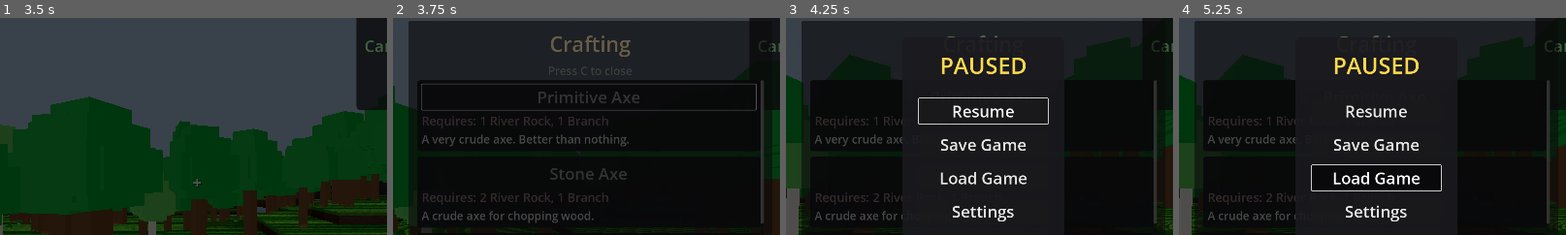
Above: before the commit, frames 1-4 (left to right).
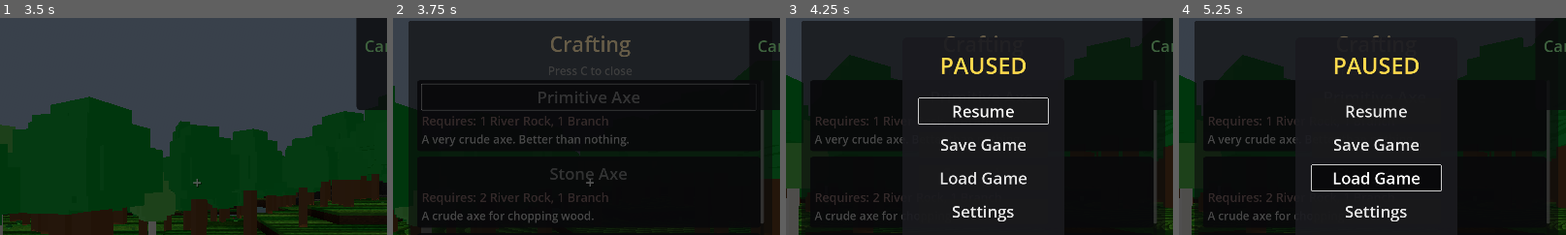
Above: after the commit, the same moments.

Repository: adchamberlain/into-the-wild
Game: Godot game, scene res://scenes/main.tscn
Same seed, same stepped clock (60 frames per second), same inputs: the game is played once before the commit and once after it.
Inputs (mouse positions are % of the whole screen's width and height, from its top left):
- Up to frame 1 (3.5 s): tap Enter at 0.5, 2 s; move the mouse to (55, 50) at 0.52 s; hold F (eat) 0.53-1.28 s; hold W (move_forward) from 0.53 s (still down); click (55, 50) at 0.67 s; tap Space (jump) at 0.77, 1.07, 1.25, 1.52, 1.82, 3.02, 3.32 s; move the mouse to (45, 50) at 1.27 s; tap F (eat) at 1.35, 2.3, 3.05 s; move the mouse to (52, 48) at 2.02 s; hold E (interact) 2.03-2.78 s; move the mouse to (49, 52) at 2.77 s; tap M (move_structure) at 2.85 s; click (49, 52) at 2.92 s
- Up to frame 2 (3.75 s): keep holding W (move_forward); move the mouse to (57, 51) at 3.52 s; hold C (open_crafting) from 3.53 s (still down)
- Up to frame 3 (4.25 s): keep holding W (move_forward); keep holding C (open_crafting); tap Space (jump) at 3.77, 4.07 s; tap F (eat) at 3.8 s; tap Escape (pause) at 4.15 s
- Up to frame 4 (5.25 s): release W (move_forward) at 4.25 s; release C (open_crafting) at 4.25 s; drag from (20, 35) to (35, 25) at 4.27 s; tap Space (jump) at 5 s; move the mouse to (55, 50) at 5.02 s; hold S (move_backward) from 5.03 s (still down); hold Q (unequip) from 5.03 s (still down); click (55, 50) at 5.17 s
The pictures show only the part of the screen within x 25-74%, y 12-62%; the shares and areas given below are measured in that part.

Frame 1 is identical in both runs. In frame 2, 0.2% of the frame differs, in the area x 49-98%, y 10-78%; in frame 3, 0.2%; in frame 4, 0.2%.

Commit message:
Fix cave interior bugs: interaction, torch light, HUD visibility, pause
- Require player to face cave entrance for interaction prompt (dot > 0.3)
- Detect placed torches as light sources in CaveInteriorManager so
  darkness overlay lifts when a torch is placed in the cave
- Set HUD CanvasLayer to layer 60 (above darkness overlay at 50) so
  menus remain readable in the dark
- Preserve PauseMenu across cave transitions so ESC works inside caves
- Add placed_torch to save/load so torches persist as wayfinding markers

Co-Authored-By: Claude Opus 4.6 <noreply@anthropic.com>

Diff:
--- a/scenes/ui/hud.tscn
+++ b/scenes/ui/hud.tscn
@@ -112,6 +112,7 @@
 content_margin_bottom = 16.0
 
 [node name="HUD" type="CanvasLayer"]
+layer = 60
 script = ExtResource("1_hud")
 
 [node name="StatsPanel" type="PanelContainer" parent="."]
--- a/scripts/caves/cave_interior_manager.gd
+++ b/scripts/caves/cave_interior_manager.gd
@@ -92,6 +92,10 @@
 		var item_data: Dictionary = equipment.EQUIPPABLE_ITEMS.get(equipped, {})
 		has_light = item_data.get("has_light", false)
 
+	# Also check for placed light sources (torches, campfires) in the scene
+	if not has_light:
+		has_light = _has_placed_light_nearby()
+
 	# Update darkness state
 	var was_dark: bool = is_dark
 	is_dark = not has_light
@@ -154,6 +158,19 @@
 		get_tree().change_scene_to_file("res://scenes/main.tscn")
 
 
+func _has_placed_light_nearby() -> bool:
+	## Check if any placed light sources (torches, campfires) exist in the cave scene.
+	var scene_root: Node = get_parent()
+	if not scene_root:
+		return false
+	for node in scene_root.get_children():
+		if node is StaticBody3D:
+			var light: OmniLight3D = node.get_node_or_null("TorchLight")
+			if light and light.light_energy > 0.0:
+				return true
+	return false
+
+
 func _get_player_equipment(player_node: Node) -> Equipment:
 	if player_node.has_node("Equipment"):
 		return player_node.get_node("Equipment") as Equipment
--- a/scripts/core/cave_transition.gd
+++ b/scripts/core/cave_transition.gd
@@ -13,9 +13,10 @@
 var current_cave_type: String = ""
 var is_in_cave: bool = false
 
-# Player and HUD preserved across scene transitions
+# Player, HUD, and PauseMenu preserved across scene transitions
 var stored_player: Node = null
 var stored_hud: Node = null
+var stored_pause_menu: Node = null
 
 # Transition settings
 var fade_duration: float = 0.5
@@ -112,7 +113,13 @@
 			stored_hud = hud
 			print("[CaveTransition] HUD preserved for cave transition")
 
-	# Change scene (player/HUD won't be freed since they're no longer in the tree)
+		var pause_menu: Node = main_root.get_node_or_null("PauseMenu")
+		if pause_menu:
+			pause_menu.get_parent().remove_child(pause_menu)
+			stored_pause_menu = pause_menu
+			print("[CaveTransition] PauseMenu preserved for cave transition")
+
+	# Change scene (player/HUD/PauseMenu won't be freed since they're no longer in the tree)
 	var error: Error = tree.change_scene_to_packed(cave_scene)
 	if error != OK:
 		print("[CaveTransition] Failed to change scene: %d" % error)
@@ -144,6 +151,11 @@
 			cave_root.add_child(stored_hud)
 			print("[CaveTransition] HUD added to cave scene")
 			stored_hud = null
+
+		if stored_pause_menu:
+			cave_root.add_child(stored_pause_menu)
+			print("[CaveTransition] PauseMenu added to cave scene")
+			stored_pause_menu = null
 	else:
 		print("[CaveTransition] ERROR: cave scene not ready")
 		if stored_player:
@@ -152,6 +164,9 @@
 		if stored_hud:
 			stored_hud.queue_free()
 			stored_hud = null
+		if stored_pause_menu:
+			stored_pause_menu.queue_free()
+			stored_pause_menu = null
 
 	_fade_back()
 
@@ -198,6 +213,12 @@
 			hud.get_parent().remove_child(hud)
 			stored_hud = hud
 			print("[CaveTransition] HUD preserved for overworld return")
+
+		var pause_menu: Node = cave_root.get_node_or_null("PauseMenu")
+		if pause_menu:
+			pause_menu.get_parent().remove_child(pause_menu)
+			stored_pause_menu = pause_menu
+			print("[CaveTransition] PauseMenu preserved for overworld return")
 
 	# Tell SaveLoad to load the cave autosave (temp file, not a user slot)
 	# when the main scene initializes. This restores world state (campsite level,
@@ -267,6 +288,16 @@
 		print("[CaveTransition] Preserved HUD restored")
 		stored_hud = null
 
+	if stored_pause_menu:
+		var fresh_pause: Node = main_root.get_node_or_null("PauseMenu")
+		if fresh_pause:
+			fresh_pause.get_parent().remove_child(fresh_pause)
+			fresh_pause.queue_free()
+
+		main_root.add_child(stored_pause_menu)
+		print("[CaveTransition] Preserved PauseMenu restored")
+		stored_pause_menu = null
+
 
 ## Placeholder cave effect when scene doesn't exist yet.
 func _show_placeholder_cave(player: Node) -> void:
--- a/scripts/core/save_load.gd
+++ b/scripts/core/save_load.gd
@@ -824,6 +824,8 @@
 			return _create_canvas_tent()
 		"cabin":
 			return _create_cabin()
+		"placed_torch":
+			return _create_placed_torch()
 	return null
 
 
@@ -2471,3 +2473,83 @@
 	kitchen.add_child(collision)
 
 	return kitchen
+
+
+func _create_placed_torch() -> StaticBody3D:
+	var torch: StaticBody3D = StaticBody3D.new()
+	torch.name = "PlacedTorch"
+	torch.set_script(load("res://scripts/campsite/structure_placed_torch.gd"))
+
+	var wood_mat: StandardMaterial3D = StandardMaterial3D.new()
+	wood_mat.albedo_color = Color(0.45, 0.32, 0.18)
+
+	var wrap_mat: StandardMaterial3D = StandardMaterial3D.new()
+	wrap_mat.albedo_color = Color(0.6, 0.55, 0.4)
+
+	var fire_mat: StandardMaterial3D = StandardMaterial3D.new()
+	fire_mat.albedo_color = Color(1.0, 0.6, 0.2)
+	fire_mat.emission_enabled = true
+	fire_mat.emission = Color(1.0, 0.5, 0.1)
+	fire_mat.emission_energy_multiplier = 2.0
+
+	# Collision
+	var collision: CollisionShape3D = CollisionShape3D.new()
+	var box_shape: BoxShape3D = BoxShape3D.new()
+	box_shape.size = Vector3(0.15, 1.0, 0.15)
+	collision.shape = box_shape
+	collision.position.y = 0.5
+	torch.add_child(collision)
+
+	# Wooden handle
+	var handle: MeshInstance3D = MeshInstance3D.new()
+	var handle_mesh: BoxMesh = BoxMesh.new()
+	handle_mesh.size = Vector3(0.08, 0.8, 0.08)
+	handle.mesh = handle_mesh
+	handle.position = Vector3(0, 0.4, 0)
+	handle.material_override = wood_mat
+	torch.add_child(handle)
+
+	# Cloth wrap at top
+	var wrap: MeshInstance3D = MeshInstance3D.new()
+	var wrap_mesh: BoxMesh = BoxMesh.new()
+	wrap_mesh.size = Vector3(0.12, 0.15, 0.12)
+	wrap.mesh = wrap_mesh
+	wrap.position = Vector3(0, 0.85, 0)
+	wrap.material_override = wrap_mat
+	torch.add_child(wrap)
+
+	# Fire visual
+	var flame: MeshInstance3D = MeshInstance3D.new()
+	flame.name = "Flame"
+	var flame_mesh: BoxMesh = BoxMesh.new()
+	flame_mesh.size = Vector3(0.1, 0.25, 0.1)
+	flame.mesh = flame_mesh
+	flame.position = Vector3(0, 1.05, 0)
+	flame.material_override = fire_mat
+	torch.add_child(flame)
+
+	# Inner flame
+	var inner_flame: MeshInstance3D = MeshInstance3D.new()
+	var inner_mesh: BoxMesh = BoxMesh.new()
+	inner_mesh.size = Vector3(0.06, 0.18, 0.06)
+	inner_flame.mesh = inner_mesh
+	inner_flame.position = Vector3(0, 1.08, 0)
+	var inner_mat: StandardMaterial3D = StandardMaterial3D.new()
+	inner_mat.albedo_color = Color(1.0, 0.9, 0.5)
+	inner_mat.emission_enabled = true
+	inner_mat.emission = Color(1.0, 0.8, 0.3)
+	inner_mat.emission_energy_multiplier = 3.0
+	inner_flame.material_override = inner_mat
+	torch.add_child(inner_flame)
+
+	# Light source
+	var light: OmniLight3D = OmniLight3D.new()
+	light.name = "TorchLight"
+	light.light_color = Color(1.0, 0.8, 0.4)
+	light.light_energy = 8.0
+	light.omni_range = 15.0
+	light.shadow_enabled = true
+	light.position = Vector3(0, 1.0, 0)
+	torch.add_child(light)
+
+	return torch
--- a/scripts/world/cave_entrance.gd
+++ b/scripts/world/cave_entrance.gd
@@ -252,13 +252,20 @@
 	arch_meshes.append(inner_dark)
 
 
-## Check if a player is near the cave mouth opening (not the side walls).
+## Check if a player is near the cave mouth opening AND facing it.
 ## The dark opening is at local +Z side, centered at ground level.
 func _is_near_cave_mouth(player_node: Node3D) -> bool:
 	var local_pos: Vector3 = to_local(player_node.global_position)
 	var horizontal_dist: float = abs(local_pos.x)
-	# Tight zone: within 2.5 units horizontally, in front of mouth (z 0.5-4.0), below top (y < 4.0)
-	return horizontal_dist < 2.5 and local_pos.z > 0.5 and local_pos.z < 4.0 and local_pos.y < 4.0
+	# Must be within 2.5 units horizontally, in front of mouth (z 0.5-4.0), below top (y < 4.0)
+	if horizontal_dist > 2.5 or local_pos.z < 0.5 or local_pos.z > 4.0 or local_pos.y > 4.0:
+		return false
+
+	# Must be roughly facing the entrance (looking toward -Z in local space)
+	var player_forward: Vector3 = -player_node.global_transform.basis.z.normalized()
+	var to_entrance: Vector3 = (global_position - player_node.global_position).normalized()
+	var dot: float = player_forward.dot(to_entrance)
+	return dot > 0.3  # Within ~73 degrees of facing the entrance
 
 
 ## Get interaction text for HUD prompt.
Not shown, changed: DEV_LOG.md
